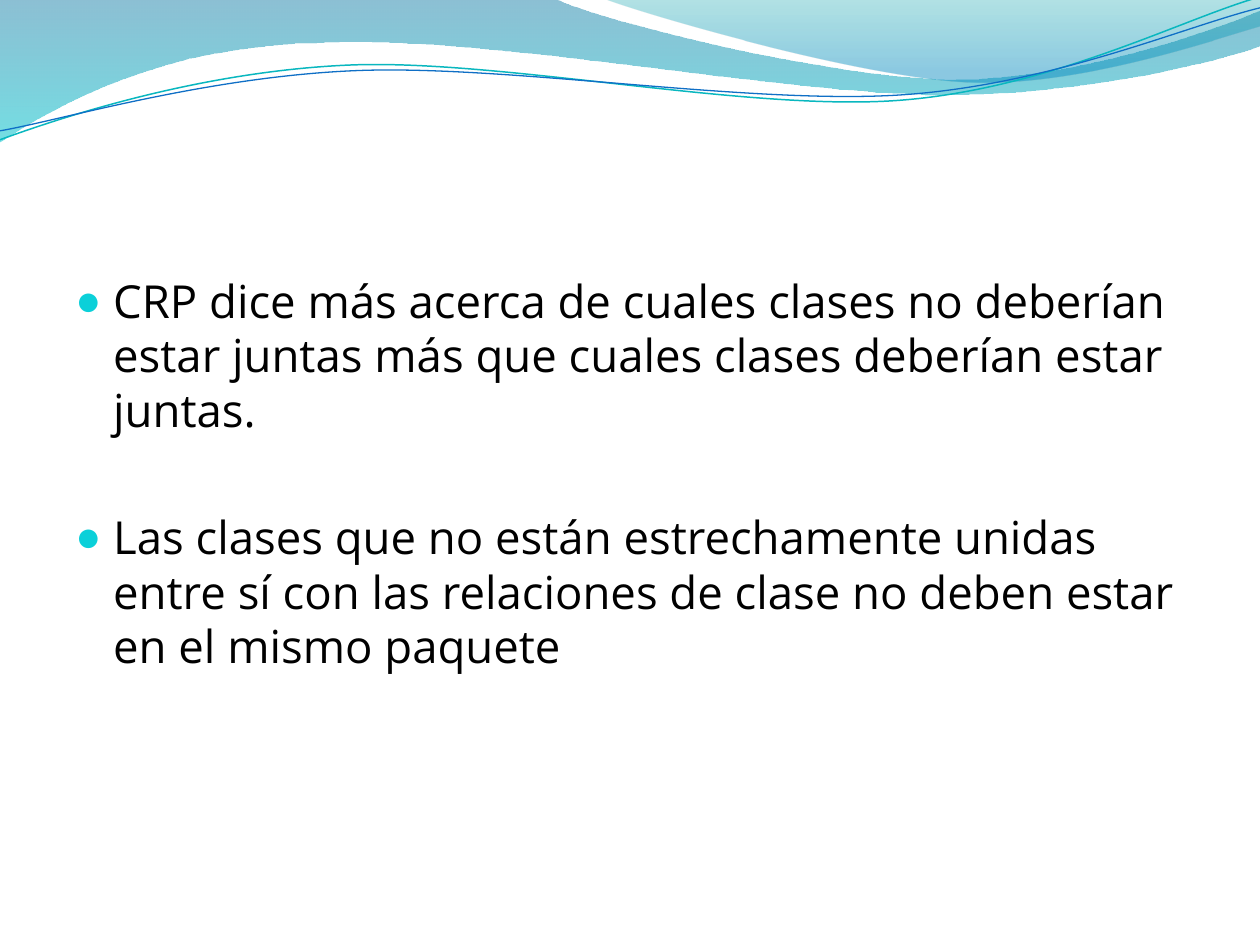
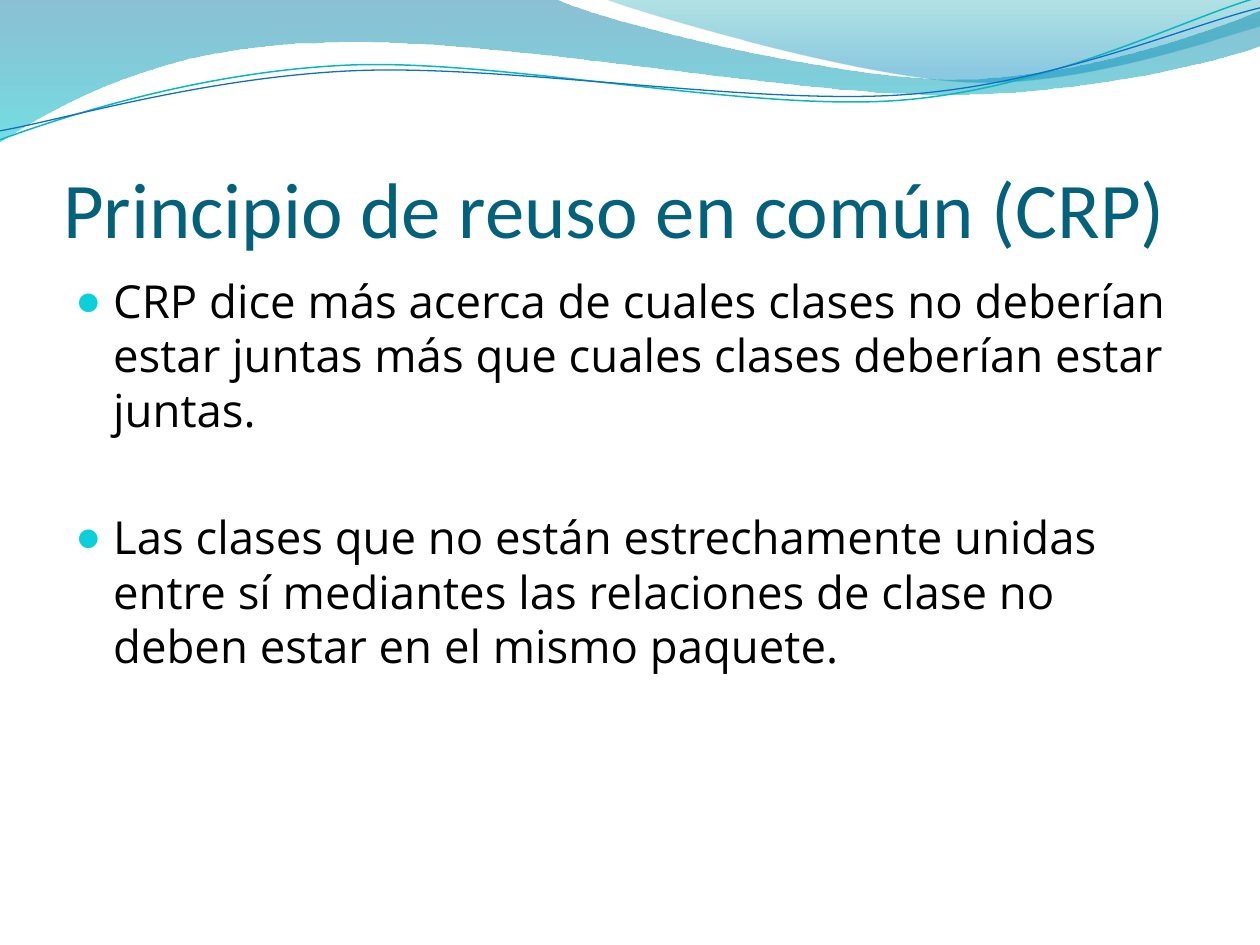
Before and after one commit to vvalotto/MiRepositorio, a slide deck: slide 55 of Disenio de Software/Principios OO/Presentaciones/Principios de Diseño OO.pptx (slide 54 before the commit). Drawn at 1260x945 pixels with LibreOffice and Linux fonts; fonts in the diff are those of the drawing; background and template pictures are left out. Boxes give left, top, right and bottom in pixels: in the first picture for what was removed or moved away, otherwise in the second. Text is boxed around its words. In the diff, an @@ line names an element or a change of style, - is before the commit and + after.

```diff
--- a/Disenio de Software/Principios OO/Presentaciones/Principios de Diseño OO.pptx
+++ b/Disenio de Software/Principios OO/Presentaciones/Principios de Diseño OO.pptx
@@ title added at [63,180,1165,251], 45 pt, text #04617B @@
+Principio de reuso en común (CRP)
@@ text at [113,519,1096,674]: text changed @@
-● Las clases que no están estrechamente unidas entre sí con las relaciones de clase no deben estar en el mismo paquete
+● Las clases que no están estrechamente unidas entre sí mediantes las relaciones de clase no deben estar en el mismo paquete.
```
Also in this commit, not shown: 3 other slides changed, 5 slides added, 49 other files.
